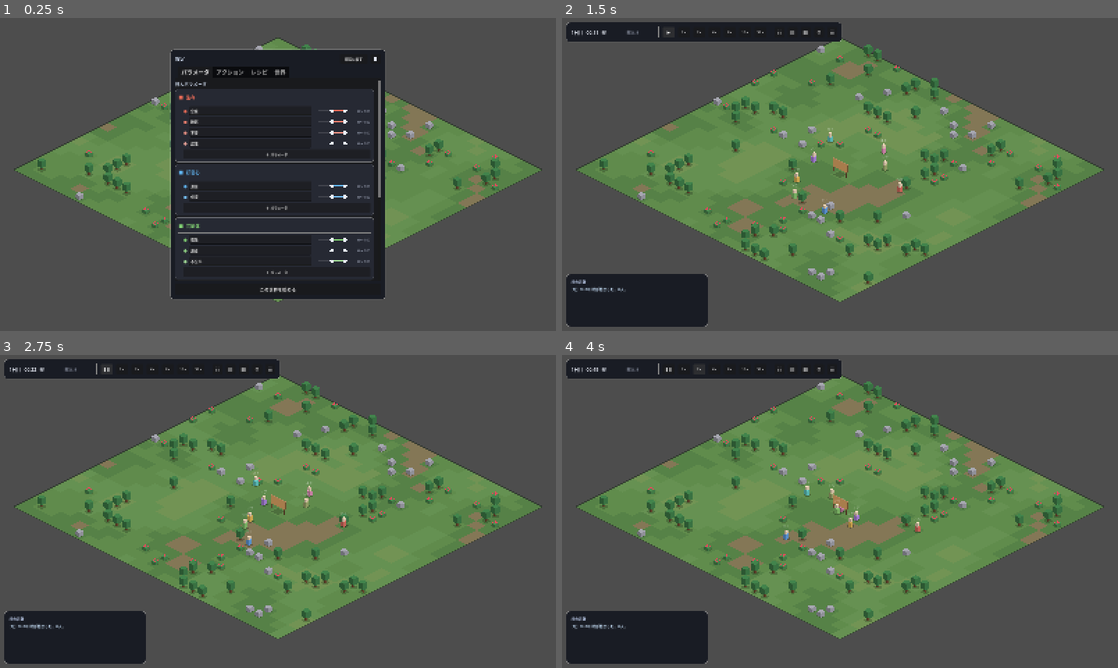
Above: before the commit, frames 1-4 (two rows, left to right).
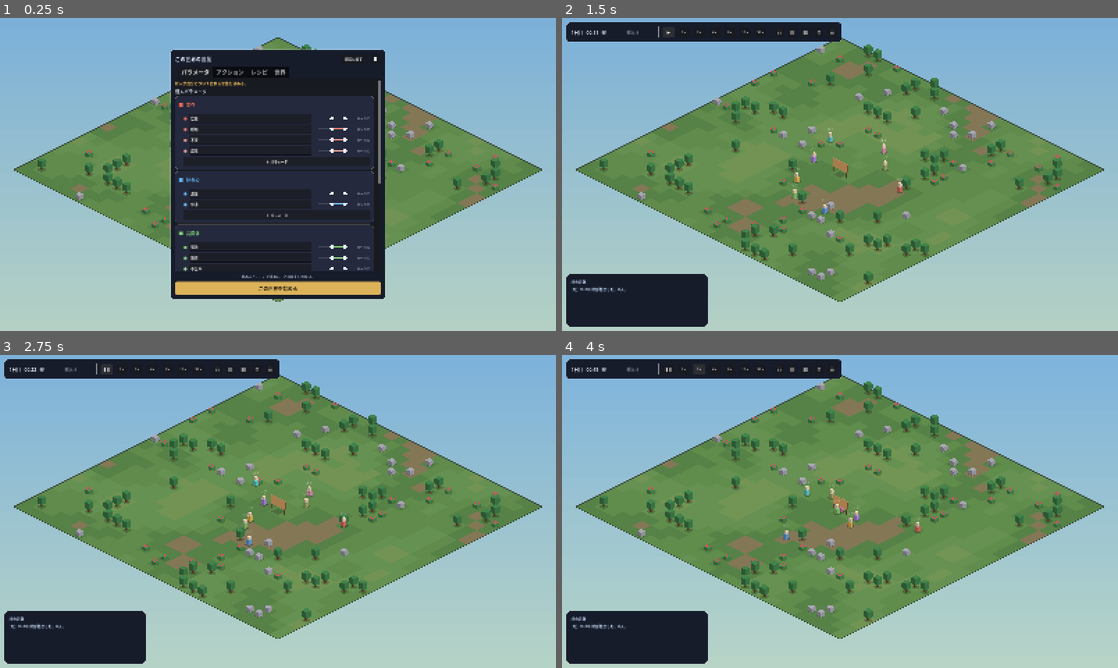
Above: after the commit, the same moments.

Repository: asterisk-cn/world-simulator
Game: Godot game, scene res://scenes/main.tscn
Two runs of this game, one before a commit and one after it. Both use one fixed random seed, a clock stepped at 60 frames per second and the inputs below.
Inputs:
- Up to frame 1 (0.25 s): no input
- Up to frame 2 (1.5 s): click "この世界を始める" at 0.5 s; click "❚❚" at 1.25 s
- Up to frame 3 (2.75 s): click "▶" at 2 s
- Up to frame 4 (4 s): click "1x" at 2.75 s; click "2x" at 3.5 s

The runs differ from the first frame. In frame 1, 61% of the frame differs, in the area x 0-100%, y 0-100%; in frame 2, 52%; in frame 3, 52%; in frame 4, 52%.

Commit message:
デザインレビュー対応（2）：創世の場と、世界のトーン
- セットアップの題名を「設定」から「この世界の言葉」へ。
  各タブの冒頭に、そこで何を決めているのかを一行だけ添える
- 「この世界を始める」を画面でいちばん強い要素に（アクセント色）。
  不可逆であることを一行添える
- アクションを 名前｜タイプ｜対象 の1行へ。
  ラベルが縦に繰り返されて視線が毎行左端に戻されていた
- 島の外側を、時刻に連れて色が変わる空に。
  動かない中間グレーだと島がビューポートに浮いた物体に見える
- UIの地色を世界の夜の色へわずかに寄せる

Co-Authored-By: Claude Opus 5 <noreply@anthropic.com>

Diff:
--- a/scripts/main.gd
+++ b/scripts/main.gd
@@ -36,6 +36,11 @@
 
 	modulate_node = CanvasModulate.new()
 	add_child(modulate_node)
+
+	# 島の外側も世界の一部として扱う
+	var sky = preload("res://scripts/world/sky.gd").new()
+	sky.name = "Sky"
+	add_child(sky)
 
 	_setup_camera()
 	_setup_ui()
--- a/scripts/ui/rules_panel.gd
+++ b/scripts/ui/rules_panel.gd
@@ -19,6 +19,7 @@
 var _reset_btn: Button
 var _delete_btn: Button
 var _close_btn: Button
+var _start_note: Label
 var _delete_mode := false
 
 
@@ -32,7 +33,7 @@
 	var head := HBoxContainer.new()
 	head.add_theme_constant_override("separation", 8)
 	root.add_child(head)
-	_title = UIKit.label("設定", 14, Color(0.85, 0.9, 0.98))
+	_title = UIKit.label("この世界の言葉", 15, Color(0.90, 0.93, 0.99))
 	head.add_child(_title)
 
 	var gap := Control.new()
@@ -57,8 +58,11 @@
 	_recipe_box = _make_tab("レシピ")
 	_world_box = _make_tab("世界")
 
-	_start_btn = UIKit.button(root, "この世界を始める", _on_start, 13)
-	_start_btn.custom_minimum_size = Vector2(0, 32)
+	_start_note = UIKit.label("始めると、ここで決めたことは変えられない。", 10, UIKit.TEXT_DIM)
+	_start_note.horizontal_alignment = HORIZONTAL_ALIGNMENT_CENTER
+	root.add_child(_start_note)
+	_start_btn = UIKit.accent_button(root, "この世界を始める", _on_start, 14)
+	_start_btn.custom_minimum_size = Vector2(0, 38)
 
 	Schema.parameters_changed.connect(_rebuild_params)
 	Schema.actions_changed.connect(_rebuild_actions)
@@ -71,8 +75,9 @@
 
 func set_editable(on: bool) -> void:
 	editable = on
-	_title.text = "設定" if on else "設定（開始後は変更できない）"
+	_title.text = "この世界の言葉" if on else "この世界の言葉（もう変えられない）"
 	_start_btn.visible = on
+	_start_note.visible = on
 	_reset_btn.visible = on
 	_close_btn.visible = not on
 	if not on:
@@ -144,6 +149,8 @@
 	if _param_box == null:
 		return
 	_clear(_param_box)
+	if editable:
+		UIKit.wrapped(_param_box, "村人が自分について語れる言葉を決める。", 11, UIKit.ACCENT)
 
 	for scope in [Schema.SCOPE_SELF, Schema.SCOPE_PAIR]:
 		var sc := String(scope)
@@ -288,6 +295,8 @@
 	if _action_box == null:
 		return
 	_clear(_action_box)
+	if editable:
+		UIKit.wrapped(_action_box, "村人にできることを決める。", 11, UIKit.ACCENT)
 
 	var kinds: Array = Schema.BEHAVIORS.keys()
 	var kind_labels: Array = []
@@ -314,34 +323,41 @@
 				10, UIKit.TEXT_DIM))
 			continue
 
-		var name_row := HBoxContainer.new()
-		name_row.add_theme_constant_override("separation", 6)
-		box.add_child(name_row)
-		var nm := UIKit.label("名前", 11, UIKit.TEXT)
-		nm.custom_minimum_size = Vector2(48, 0)
-		name_row.add_child(nm)
+		# 名前・タイプ・対象を1行に。ラベルが縦に繰り返されると視線が戻され続ける
+		var row := HBoxContainer.new()
+		row.add_theme_constant_override("separation", UIKit.GAP_S)
+		box.add_child(row)
+
 		var le := LineEdit.new()
 		le.text = String(act["label"])
 		le.add_theme_font_size_override("font_size", 11)
 		le.size_flags_horizontal = Control.SIZE_EXPAND_FILL
-		le.custom_minimum_size = Vector2(80, UIKit.ROW_H)
-		name_row.add_child(le)
+		le.custom_minimum_size = Vector2(90, UIKit.ROW_H)
+		row.add_child(le)
 		le.text_changed.connect(_set_a_label.bind(act))
-		if _can_delete():
-			UIKit.icon_button(name_row, "✕", "%s を消す" % String(act["label"]),
-				_del_action.bind(aid), 26, UIKit.ROW_H, 13)
-
-		UIKit.option_row(box, "タイプ", kinds, kind_labels, kind, _set_kind.bind(act), 48)
+
+		var kind_opt := UIKit.dropdown(kinds, kind_labels, kind)
+		kind_opt.custom_minimum_size = Vector2(78, UIKit.ROW_H)
+		row.add_child(kind_opt)
+		kind_opt.item_selected.connect(func(i: int) -> void:
+			_set_kind(String(kinds[i]), act))
 
 		var tkeys: Array = Schema.targets_of(kind).keys()
 		if tkeys.is_empty():
-			box.add_child(UIKit.label("　この型にはまだ対象がない", 10, Color(0.85, 0.6, 0.45)))
+			row.add_child(UIKit.label("対象がない", 10, Color(0.85, 0.6, 0.45)))
 		else:
 			var tlabels: Array = []
 			for t in tkeys:
 				tlabels.append(Schema.target_label(kind, String(t)))
-			UIKit.option_row(box, "対象", tkeys, tlabels, String(act["target"]),
-				_set_target.bind(act), 48)
+			var t_opt := UIKit.dropdown(tkeys, tlabels, String(act["target"]))
+			t_opt.custom_minimum_size = Vector2(112, UIKit.ROW_H)
+			row.add_child(t_opt)
+			t_opt.item_selected.connect(func(i: int) -> void:
+				_set_target(String(tkeys[i]), act))
+
+		if _can_delete():
+			UIKit.icon_button(row, "✕", "%s を消す" % String(act["label"]),
+				_del_action.bind(aid), 26, UIKit.ROW_H, 13)
 
 	if editable:
 		UIKit.spacer(_action_box, 4)
@@ -381,6 +397,8 @@
 	if _world_box == null:
 		return
 	_clear(_world_box)
+	if editable:
+		UIKit.wrapped(_world_box, "世界そのものの速さと大きさを決める。", 11, UIKit.ACCENT)
 
 	for k in SimConfig.PARAM_DEF:
 		var key := String(k)
@@ -422,6 +440,8 @@
 	if _recipe_box == null:
 		return
 	_clear(_recipe_box)
+	if editable:
+		UIKit.wrapped(_recipe_box, "材料を組み合わせて作れるものを決める。", 11, UIKit.ACCENT)
 
 	for r in Schema.recipes:
 		var rec: Dictionary = r
--- a/scripts/ui/ui_kit.gd
+++ b/scripts/ui/ui_kit.gd
@@ -2,8 +2,9 @@
 extends RefCounted
 ## コードから UI を組み立てるための小さなヘルパ群。
 
-const BG := Color(0.10, 0.11, 0.14)
-const BG_SOFT := Color(0.15, 0.16, 0.20)
+## 世界の夜の色にわずかに寄せる。無彩色のままだと開発ツールの見た目になる。
+const BG := Color(0.09, 0.11, 0.17)
+const BG_SOFT := Color(0.14, 0.16, 0.24)
 const INK := Color(1, 1, 1, 0.07)      ## 押せるものの下地
 const INK_HOVER := Color(1, 1, 1, 0.14)
 const INK_ACTIVE := Color(1, 1, 1, 0.20)
--- /dev/null
+++ b/scripts/world/sky.gd
@@ -0,0 +1,44 @@
+extends CanvasLayer
+## 島の外側。時刻に連れて色が変わる空。
+##
+## ここが動かない中間グレーだと、島が「エディタのビューポートに置かれた
+## 3Dオブジェクト」に見えてしまう。世界の外側も世界の一部として扱う。
+##
+## カメラに追従しない、画面に貼りついた背景なので CanvasLayer に置く。
+
+const DAY_TOP := Color(0.50, 0.71, 0.87)
+const DAY_BOTTOM := Color(0.73, 0.84, 0.78)
+const NIGHT_TOP := Color(0.07, 0.10, 0.22)
+const NIGHT_BOTTOM := Color(0.18, 0.22, 0.38)
+
+var _canvas: Control
+var _lit := -1.0
+
+
+func _ready() -> void:
+	layer = -100
+	_canvas = Control.new()
+	_canvas.set_anchors_preset(Control.PRESET_FULL_RECT)
+	_canvas.mouse_filter = Control.MOUSE_FILTER_IGNORE
+	_canvas.draw.connect(_paint)
+	add_child(_canvas)
+
+
+func _process(_delta: float) -> void:
+	var d := SimClock.darkness()
+	if absf(d - _lit) > 0.01:
+		_lit = d
+		_canvas.queue_redraw()
+
+
+func _paint() -> void:
+	var vp := _canvas.size
+	var top := DAY_TOP.lerp(NIGHT_TOP, _lit)
+	var bottom := DAY_BOTTOM.lerp(NIGHT_BOTTOM, _lit)
+	# 上から下へのゆるい階調。帯で塗って継ぎ目を目立たせない。
+	var bands := 28
+	for i in range(bands):
+		var t0 := float(i) / float(bands)
+		var t1 := float(i + 1) / float(bands)
+		_canvas.draw_rect(Rect2(0, vp.y * t0, vp.x, vp.y * (t1 - t0) + 1.0),
+			top.lerp(bottom, t0))
Not shown, added: scripts/world/sky.gd.uid
Not shown, changed: DESIGN.md
